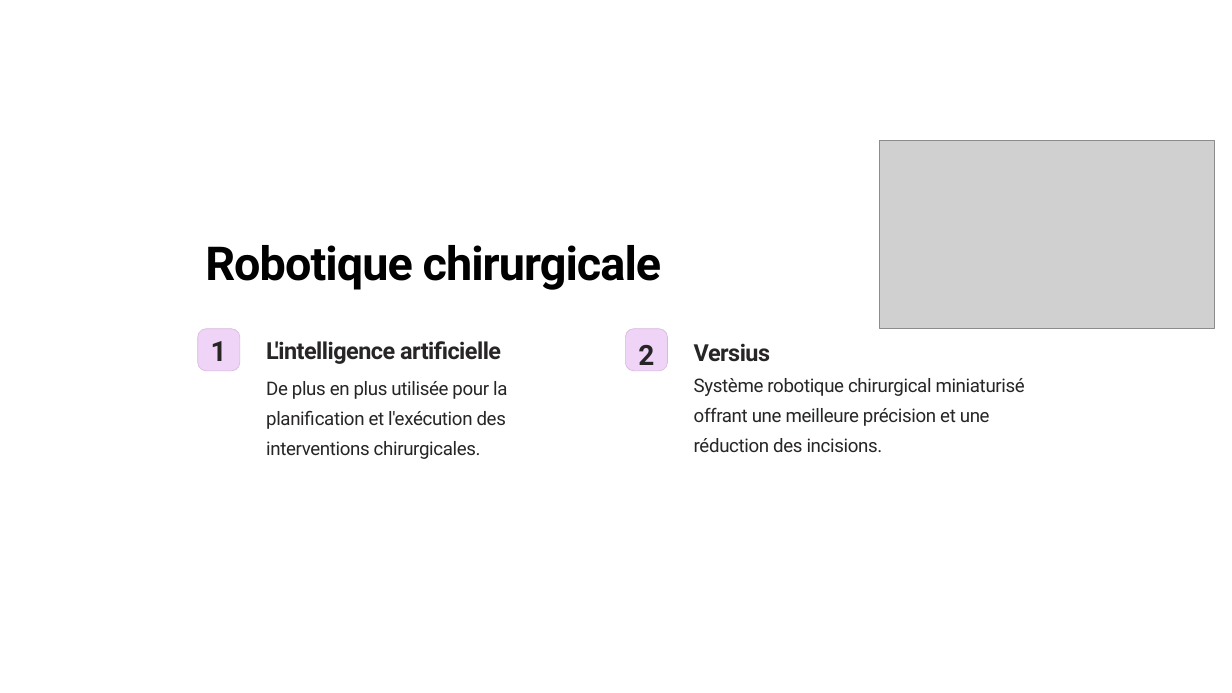
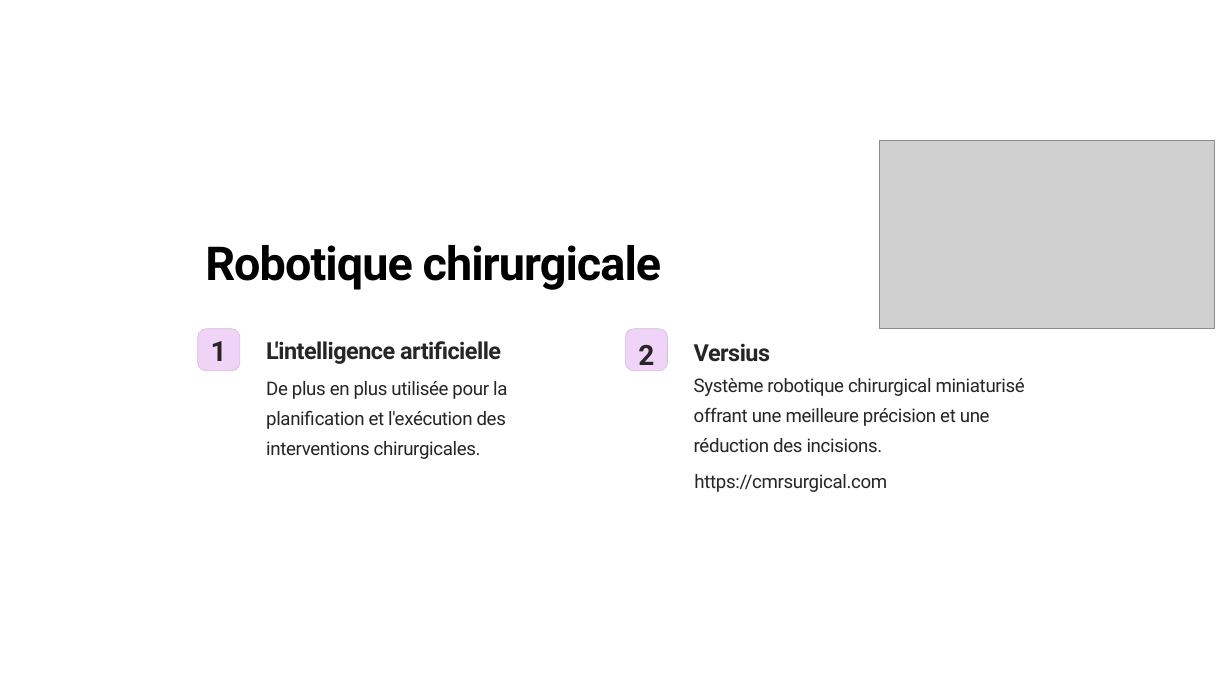
Before and after one commit to whit3-4t0m/erwann.github.io, a slide deck: slide 4 of veille_technologique Erwann 4.pptx (slide 5 before the commit). Drawn at 1232x693 pixels with LibreOffice and Linux fonts; fonts in the diff are those of the drawing; grey boxes stand for pictures; background and template pictures are left out. Boxes give left, top, right and bottom in pixels: in the first picture for what was removed or moved away, otherwise in the second. Text is boxed around its words. In the diff, an @@ line names an element or a change of style, - is before the commit and + after.

```diff
--- a/veille_technologique Erwann 4.pptx
+++ b/veille_technologique Erwann 4.pptx
@@ text added at bbox=[694, 474, 887, 492], 17.5 pt, text #272525 @@
+https://cmrsurgical.com
```
Also in this commit, not shown: 2 other slides changed, 1 slide added, 2 slides removed.
